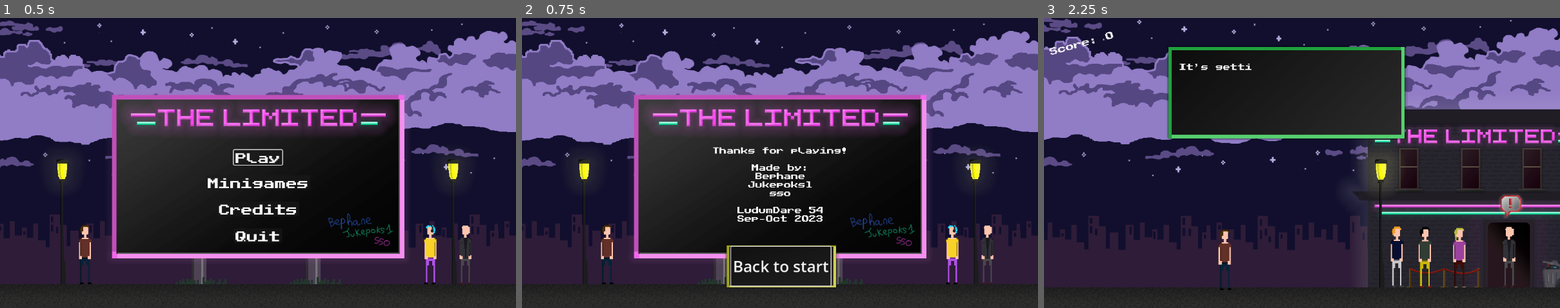
Above: before the commit, frames 1-3 (left to right).
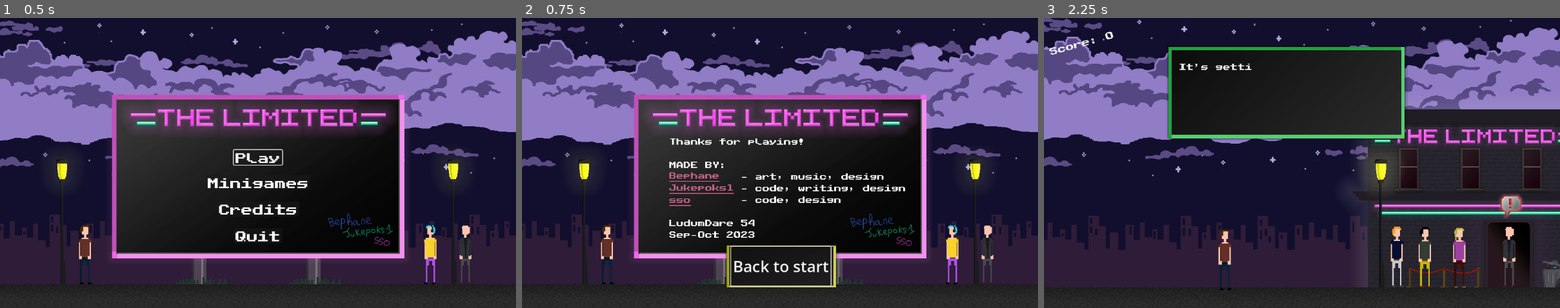
Above: after the commit, the same moments.

Repository: LudumSJB/The-Limited
Game: Godot game, scene res://scenes/MainMenu.tscn
Two runs of this game, one before a commit and one after it. Both use one fixed random seed, a clock stepped at 60 frames per second and the inputs below. Sound files missing from this copy of the repository are replaced by a short silence.
Inputs:
- Up to frame 1 (0.5 s): no input
- Up to frame 2 (0.75 s): click "Credits" at 0.5 s
- Up to frame 3 (2.25 s): click "Back to start" at 1.25 s; click "Play" at 2 s

Frame 1 is identical in both runs. In frame 2, 2.7% of the frame differs, in the area x 28-75%, y 41-76%; in frame 3, nothing differs.

Commit message:
links from credits

Diff:
--- a/scenes/credits.tscn
+++ b/scenes/credits.tscn
@@ -17,39 +17,62 @@
 offset_top = 267.0
 offset_right = 825.0
 offset_bottom = 476.0
+theme_override_constants/line_spacing = 10
 theme_override_fonts/font = ExtResource("3_v61v2")
 text = "Thanks for playing!
 
-Made by:
-Bephane
-Jukepoks1
-sso
-
-LudumDare 54
-Sep-Oct 2023"
-horizontal_alignment = 1
-vertical_alignment = 1
-
-[node name="RichTextLabel" type="RichTextLabel" parent="."]
-visible = false
-offset_left = 433.0
-offset_top = 289.0
-offset_right = 752.0
-offset_bottom = 492.0
-theme_override_fonts/normal_font = ExtResource("3_v61v2")
-bbcode_enabled = true
-text = "Thanks for playing!
-
-[u]Made by:[/u]
-  Bephane
-  Jukepoks1
-  sso
+MADE BY:
+          - art, music, design
+          - code, writing, design
+          - code, design
 
 LudumDare 54
 Sep-Oct 2023"
 
-[node name="button" parent="." instance=ExtResource("4_0hyko")]
+[node name="Control" type="Control" parent="."]
+layout_mode = 3
+anchors_preset = 0
+offset_right = 40.0
+offset_bottom = 40.0
+
+[node name="button" parent="Control" instance=ExtResource("4_0hyko")]
 position = Vector2(577, 555)
 button_text = "Back to start"
 
-[connection signal="OnButtonPressed" from="button" to="." method="_on_button_pressed"]
+[node name="LinkButton" type="LinkButton" parent="Control"]
+layout_mode = 0
+offset_left = 329.0
+offset_top = 343.0
+offset_right = 817.0
+offset_bottom = 367.0
+theme_override_colors/font_color = Color(0.764706, 0.388235, 0.533333, 1)
+theme_override_colors/font_hover_color = Color(0.894118, 0.101961, 0.686275, 1)
+theme_override_fonts/font = ExtResource("3_v61v2")
+text = "Bephane"
+uri = "https://xclementx.bandcamp.com/"
+
+[node name="LinkButton2" type="LinkButton" parent="Control"]
+layout_mode = 0
+offset_left = 329.0
+offset_top = 370.0
+offset_right = 862.0
+offset_bottom = 394.0
+theme_override_colors/font_color = Color(0.764706, 0.388235, 0.533333, 1)
+theme_override_colors/font_hover_color = Color(0.894118, 0.101961, 0.686275, 1)
+theme_override_fonts/font = ExtResource("3_v61v2")
+text = "Jukepoks1"
+uri = "https://jukepoks1.itch.io/"
+
+[node name="LinkButton3" type="LinkButton" parent="Control"]
+layout_mode = 0
+offset_left = 329.0
+offset_top = 397.0
+offset_right = 722.0
+offset_bottom = 421.0
+theme_override_colors/font_color = Color(0.764706, 0.388235, 0.533333, 1)
+theme_override_colors/font_hover_color = Color(0.894118, 0.101961, 0.686275, 1)
+theme_override_fonts/font = ExtResource("3_v61v2")
+text = "sso"
+uri = "https://ssox.itch.io/"
+
+[connection signal="OnButtonPressed" from="Control/button" to="." method="_on_button_pressed"]
--- a/scripts/level8.gd
+++ b/scripts/level8.gd
@@ -1,6 +1,6 @@
 extends Node2D
 
-@onready var button = $button
+@onready var button = $Control/button
 
 func _ready():
 	button.grab_focus() # set focus to first button
